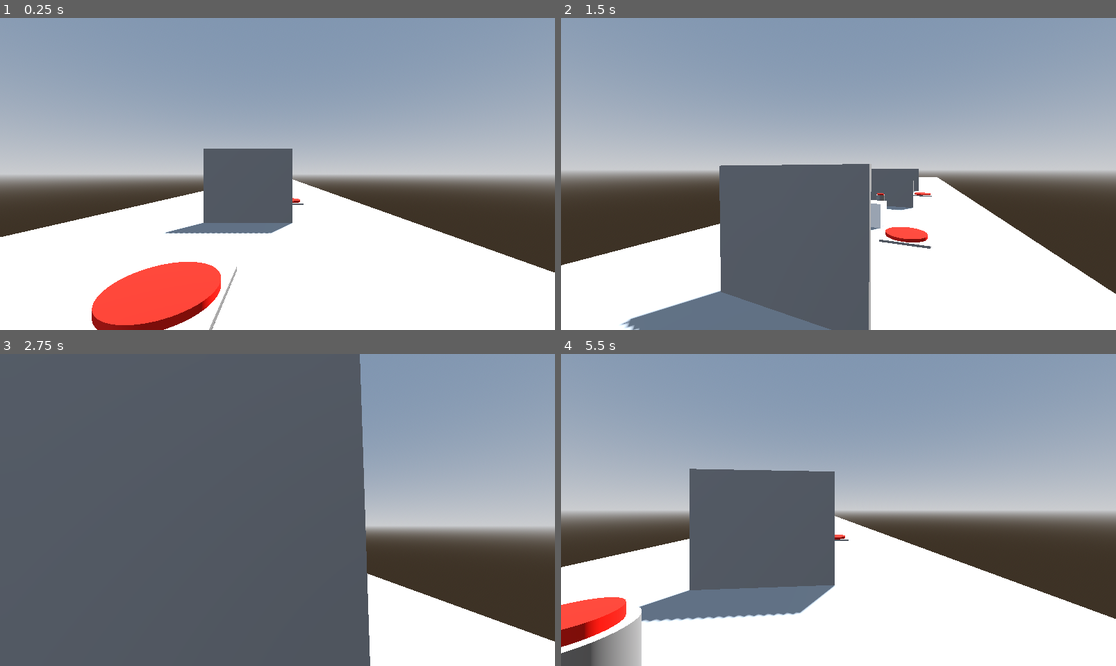
Above: before the commit, frames 1-4 (two rows, left to right).
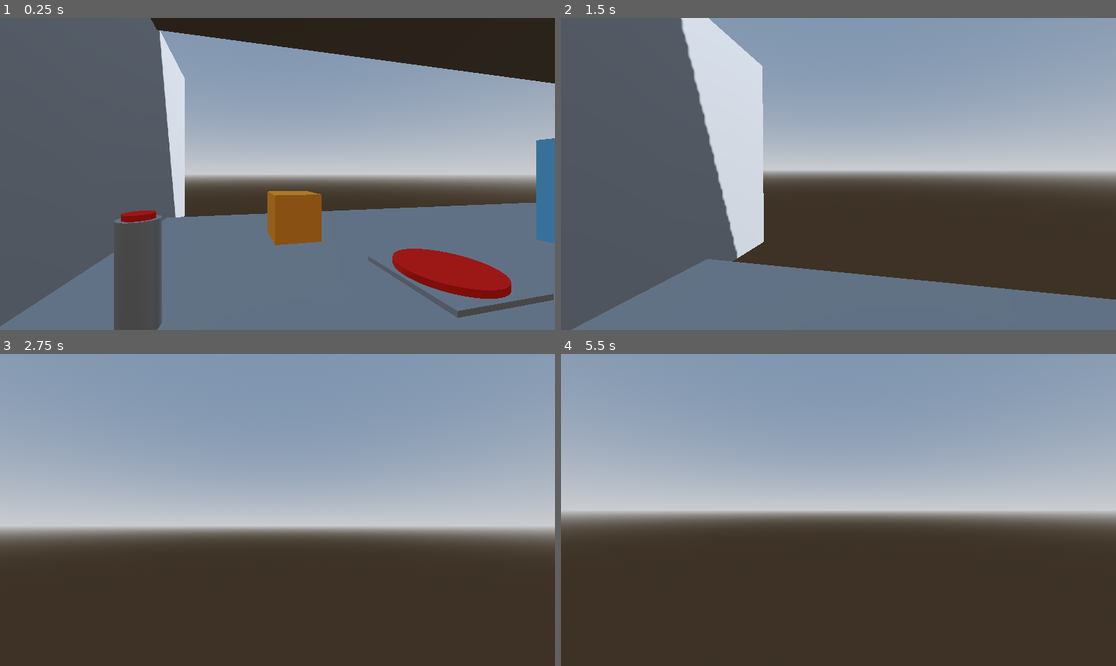
Above: after the commit, the same moments.

Repository: Phantom-soup/third-week-rapid-prototyping-again
Game: Godot game, scene res://Instances/world.tscn
The game is run twice, just before and just after one commit, with the same random seed, the same clock (stepped at 60 frames per second) and the same inputs.
Inputs (mouse positions are in pixels of both pictures, inside the frame that each line leads up to):
- Up to frame 1 (0.25 s): no input
- Up to frame 2 (1.5 s): move the mouse to (866, 174) at 0.52 s; hold W (Up) from 0.53 s (still down); tap E (Interaction) at 0.6, 1.35 s; tap Space (Jump) at 0.77 s; move the mouse to (810, 174) at 1.27 s
- Up to frame 3 (2.75 s): keep holding W (Up); tap Space (Jump) at 1.52 s; move the mouse to (288, 503) at 2.02 s; tap E (Interaction) at 2.1 s
- Up to frame 4 (5.5 s): keep holding W (Up); tap Enter at 2.75 s; move the mouse to (832, 516) at 2.77 s; tap E (Interaction) every 0.75 s from 2.85 to 5.1 s; tap Space (Jump) at 3.02, 3.77, 4.52 s; move the mouse to (877, 513) at 3.52 s; move the mouse to (794, 506) at 4.27 s; move the mouse to (844, 510) at 5.02 s

The runs differ from the first frame. In frame 1, 72% of the frame differs, in the area x 0-100%, y 0-100%; in frame 2, 58%; in frame 3, 71%; in frame 4, 41%.

Commit message:
Some Walls Added
Add Borders

Diff:
--- a/Instances/box.tscn
+++ b/Instances/box.tscn
@@ -5,6 +5,7 @@
 [sub_resource type="BoxMesh" id="BoxMesh_xobaj"]
 
 [sub_resource type="StandardMaterial3D" id="StandardMaterial3D_te4au"]
+albedo_color = Color(1, 0.619608, 0.172549, 1)
 
 [sub_resource type="BoxShape3D" id="BoxShape3D_te4au"]
 
--- a/Instances/door_scene.tscn
+++ b/Instances/door_scene.tscn
@@ -1,12 +1,18 @@
-[gd_scene load_steps=14 format=3 uid="uid://c0yeot8dnockd"]
+[gd_scene load_steps=16 format=3 uid="uid://c0yeot8dnockd"]
 
 [ext_resource type="Script" uid="uid://d0uooets4ocai" path="res://Scripts/door.gd" id="1_vuuvl"]
 
 [sub_resource type="BoxMesh" id="BoxMesh_wpf7b"]
 size = Vector3(1.5, 2.5, 0.1)
 
+[sub_resource type="StandardMaterial3D" id="StandardMaterial3D_vuuvl"]
+albedo_color = Color(0.415686, 0.72549, 0.882353, 1)
+
 [sub_resource type="BoxShape3D" id="BoxShape3D_cu05g"]
 size = Vector3(1.49219, 2.51953, 0.14624)
+
+[sub_resource type="StandardMaterial3D" id="StandardMaterial3D_wpf7b"]
+albedo_color = Color(0.415686, 0.72549, 0.882353, 1)
 
 [sub_resource type="Animation" id="Animation_u4h5h"]
 resource_name = "Door_Close"
@@ -100,6 +106,7 @@
 
 [node name="MeshInstance3D" type="MeshInstance3D" parent="Object_Doors/Door_Left"]
 mesh = SubResource("BoxMesh_wpf7b")
+surface_material_override/0 = SubResource("StandardMaterial3D_vuuvl")
 
 [node name="CollisionShape3D" type="CollisionShape3D" parent="Object_Doors/Door_Left"]
 shape = SubResource("BoxShape3D_cu05g")
@@ -110,6 +117,7 @@
 [node name="MeshInstance3D2" type="MeshInstance3D" parent="Object_Doors/Door_Right"]
 mesh = SubResource("BoxMesh_wpf7b")
 skeleton = NodePath("../../Door_Left")
+surface_material_override/0 = SubResource("StandardMaterial3D_wpf7b")
 
 [node name="CollisionShape3D2" type="CollisionShape3D" parent="Object_Doors/Door_Right"]
 shape = SubResource("BoxShape3D_cu05g")
--- a/Instances/world.tscn
+++ b/Instances/world.tscn
@@ -19,7 +19,17 @@
 tonemap_mode = 2
 
 [sub_resource type="BoxMesh" id="BoxMesh_vbgup"]
-size = Vector3(11.88, 0.805, 81.705)
+size = Vector3(11.88, 12.8, 49.905)
+
+[sub_resource type="BoxMesh" id="BoxMesh_ou8vh"]
+
+[sub_resource type="StandardMaterial3D" id="StandardMaterial3D_vbgup"]
+albedo_color = Color(0.266667, 0.333333, 0.988235, 1)
+
+[sub_resource type="BoxMesh" id="BoxMesh_asr45"]
+
+[sub_resource type="StandardMaterial3D" id="StandardMaterial3D_j5bhw"]
+albedo_color = Color(0.0666667, 0.823529, 0.168627, 1)
 
 [node name="World" type="Node3D"]
 
@@ -31,12 +41,12 @@
 environment = SubResource("Environment_ou8vh")
 
 [node name="CSGMesh3D" type="CSGMesh3D" parent="."]
-transform = Transform3D(1, 0, 0, 0, 1, 0, 0, 0, 1, 0, -0.399588, -34.7811)
+transform = Transform3D(1, 0, 0, 0, 1, 0, 0, 0, 1, 0, -6.4, -19.404)
 use_collision = true
 mesh = SubResource("BoxMesh_vbgup")
 
 [node name="Player" parent="." instance=ExtResource("3_ou8vh")]
-transform = Transform3D(1, 0, 0, 0, 1, 0, 0, 0, 1, 1.299, 0, 1.88194)
+transform = Transform3D(0.209277, 0, 0.977856, 0, 1, 0, -0.977856, 0, 0.209277, 2.45189, 0, 2.49698)
 
 [node name="Room1" type="Node3D" parent="."]
 
@@ -68,6 +78,13 @@
 [node name="Box2" parent="Room2" instance=ExtResource("4_ssaec")]
 transform = Transform3D(1, 0, 0, 0, 1, 0, 0, 0, 1, 0.349387, 3.05178, -11.7836)
 
+[node name="MeshInstance3D" parent="Room2/Box2" index="0"]
+visible = false
+
+[node name="MeshInstance3D2" type="MeshInstance3D" parent="Room2/Box2"]
+mesh = SubResource("BoxMesh_ou8vh")
+surface_material_override/0 = SubResource("StandardMaterial3D_vbgup")
+
 [node name="Standing Button" parent="Room2" instance=ExtResource("5_ou8vh")]
 transform = Transform3D(1, 0, 0, 0, 1, 0, 0, 0, 1, 0.449529, 0.00291216, -12.3551)
 
@@ -90,8 +107,32 @@
 [node name="Box3" parent="Room3" instance=ExtResource("4_ssaec")]
 transform = Transform3D(1.01383, 0, 0, 0, 1.01383, 0, 0, 0, 1.01383, 0.0999767, 2.72763, -22.3335)
 
+[node name="MeshInstance3D" parent="Room3/Box3" index="0"]
+visible = false
+
+[node name="MeshInstance3D2" type="MeshInstance3D" parent="Room3/Box3"]
+mesh = SubResource("BoxMesh_asr45")
+surface_material_override/0 = SubResource("StandardMaterial3D_j5bhw")
+
 [node name="Standing Button" parent="Room3" instance=ExtResource("5_ou8vh")]
 transform = Transform3D(1, 0, 0, 0, 1, 0, 0, 0, 1, 0, 0, -24.6961)
+
+[node name="MoleWalk" type="Node3D" parent="."]
+transform = Transform3D(1, 0, 0, 0, 1, 0, 0, 0, 1, -8.33143, -0.877017, -20.6945)
+
+[node name="Walls" type="Node3D" parent="."]
+
+[node name="Back" type="CSGBox3D" parent="Walls"]
+transform = Transform3D(1, 0, 0, 0, 1, 0, 0, 0, 1, -1.36839, 3.02686, 5.26848)
+size = Vector3(14.6942, 7.05371, 0.591064)
+
+[node name="Right" type="CSGBox3D" parent="Walls"]
+transform = Transform3D(1, 0, 0, 0, 1, 0, 0, 0, 1, 5.90518, 3.02469, -20.1057)
+size = Vector3(1, 7.04938, 52.1185)
+
+[node name="CSGBox3D" type="CSGBox3D" parent="Walls"]
+transform = Transform3D(1, 0, 0, 0, 1, 0, 0, 0, 1, 0.428375, 6.88267, -19.9026)
+size = Vector3(10.6508, 1.01465, 50.6235)
 
 [connection signal="press" from="Room1/FB Single" to="Room1/Door1" method="increment"]
 [connection signal="release" from="Room1/FB Single" to="Room1/Door1" method="deincrement"]
Not shown: 1 places in Instances/world.tscn that only renumber resources
